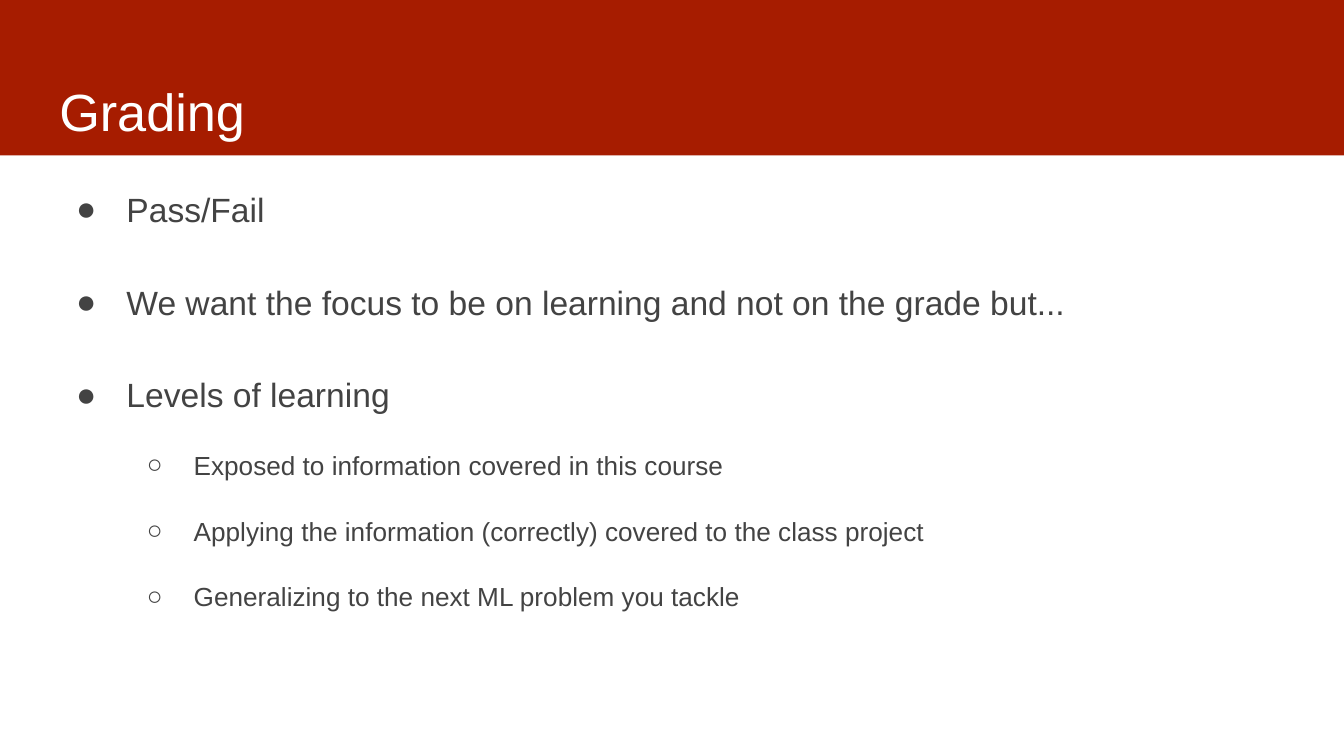
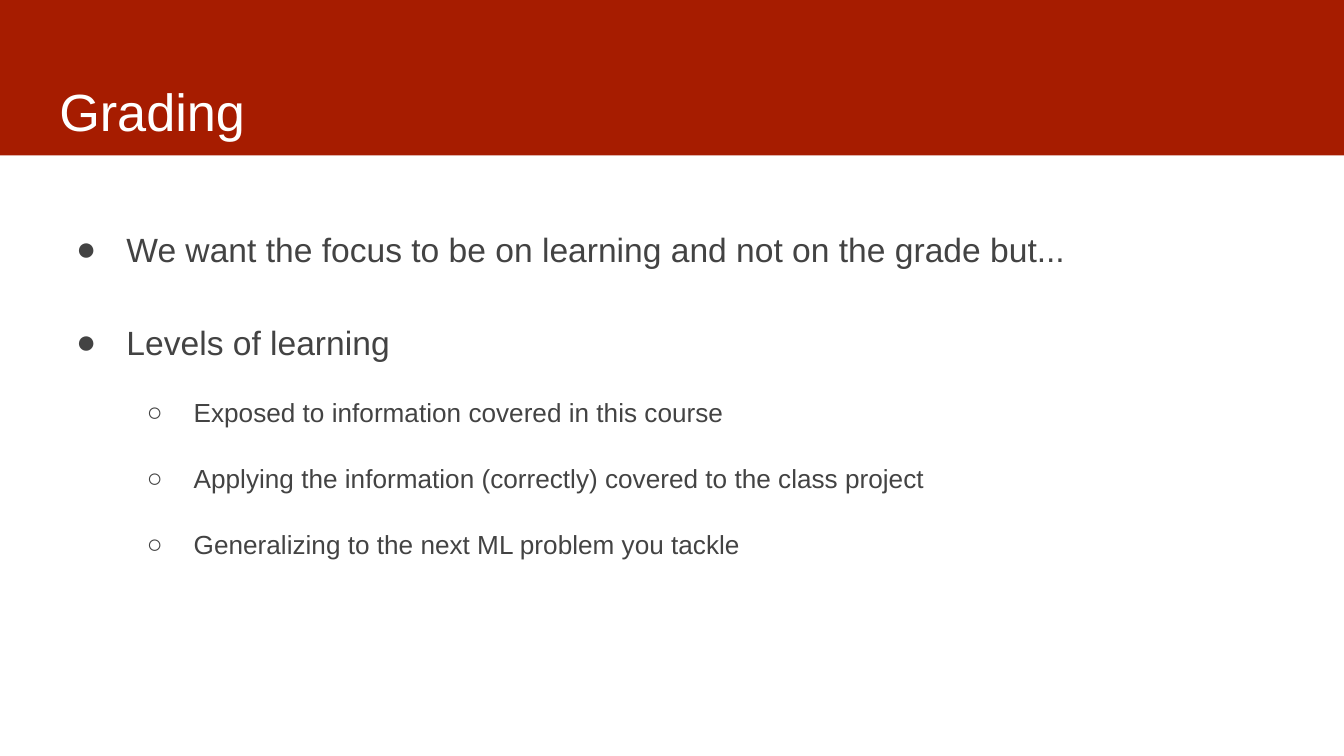
Before and after one commit to dssg/MLinPractice, a slide deck: slide 7 of Lectures/Lecture1-ClassOverview.pptx (slide 6 before the commit). Drawn at 1344x756 pixels with LibreOffice and Linux fonts; fonts in the diff are those of the drawing. Boxes give left, top, right and bottom in pixels: in the first picture for what was removed or moved away, otherwise in the second. Text is boxed around its words. In the diff, an @@ line names an element or a change of style, - is before the commit and + after.

```diff
--- a/Lectures/Lecture1-ClassOverview.pptx
+++ b/Lectures/Lecture1-ClassOverview.pptx
@@ text at (x1=126, y1=197, x2=264, y2=223): paragraph removed @@
-● Pass/Fail
```
Also in this commit, not shown: 3 other slides changed, 2 slides added, 1 slide removed.
